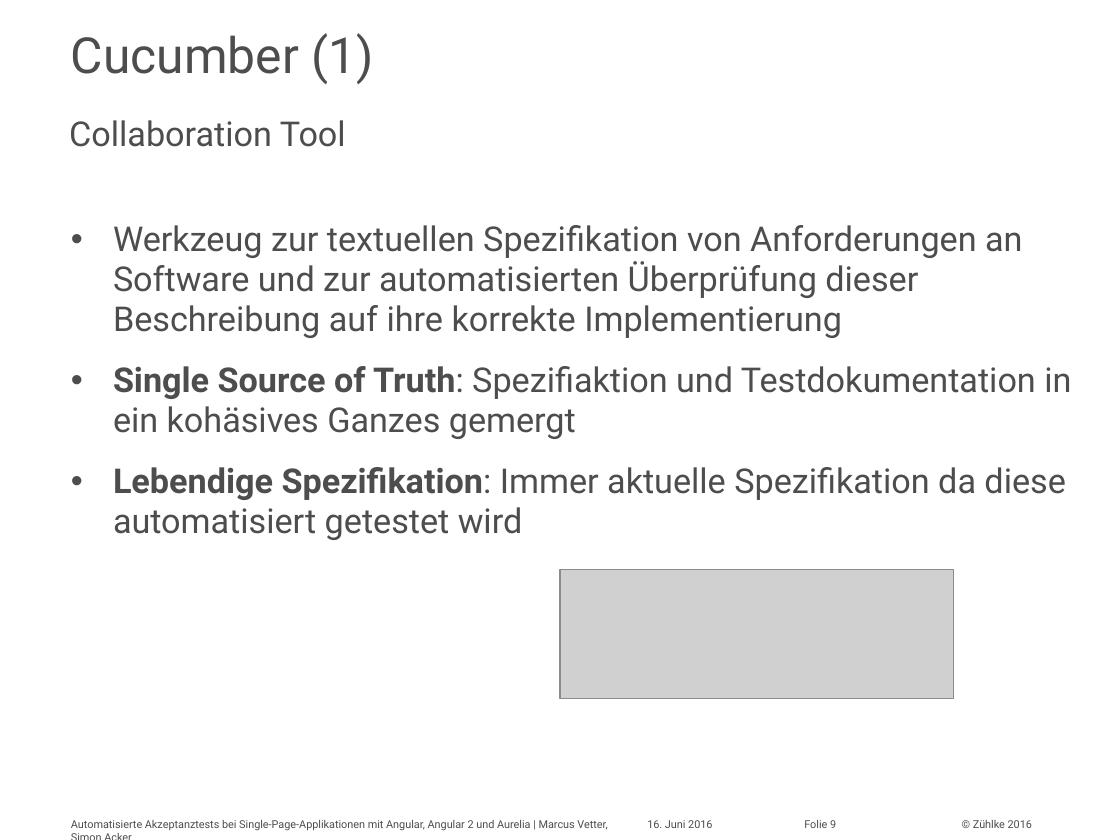
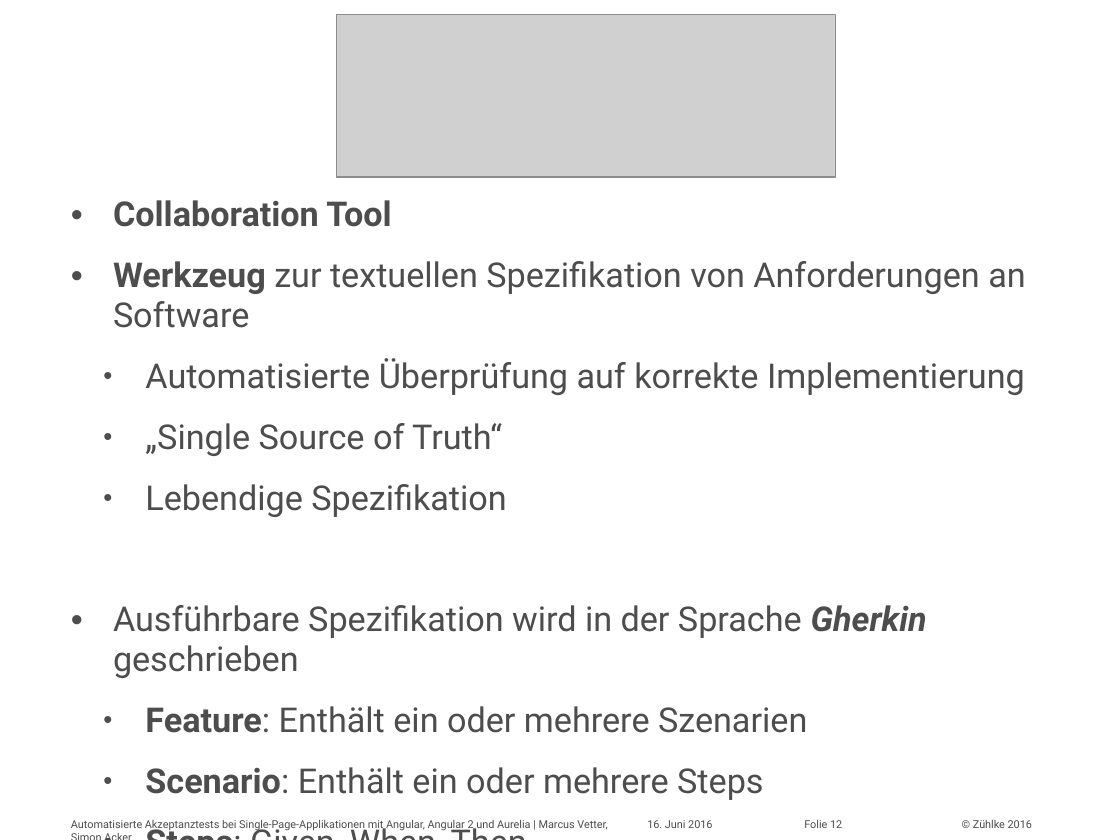
Before and after one commit to marcusvetter/yoda-chat, a slide deck: slide 12 of Vortrag_KE2016_MAVE_SIA.pptx (slide 9 before the commit). Drawn at 1120x840 pixels with LibreOffice and Linux fonts; fonts in the diff are those of the drawing; grey boxes stand for pictures. Boxes give left, top, right and bottom in pixels: in the first picture for what was removed or moved away, otherwise in the second. Text is boxed around its words. In the diff, an @@ line names an element or a change of style, - is before the commit and + after.

Commit message:
Finalized slides and improved e2e tests (esp. cucumber steps)

```diff
--- a/Vortrag_KE2016_MAVE_SIA.pptx
+++ b/Vortrag_KE2016_MAVE_SIA.pptx
@@ picture: place and size @@
-picture at [560,570,953,699]
+picture at [337,15,836,177]
@@ title removed at [71,33,373,84] @@
-Cucumber (1)
@@ text removed at [69,120,346,147] @@
-Collaboration Tool
@@ text at [113,200,1025,800]: text changed @@
-• Werkzeug zur textuellen Spezifikation von Anforderungen an Software und zur automatisierten Überprüfung dieser Beschreibung auf ihre korrekte Implementierung
-• Single Source of Truth: Spezifiaktion und Testdokumentation in ein kohäsives Ganzes gemergt
-• Lebendige Spezifikation: Immer aktuelle Spezifikation da diese automatisiert getestet wird
+• Collaboration Tool
+• Werkzeug zur textuellen Spezifikation von Anforderungen an Software
+  • Automatisierte Überprüfung auf korrekte Implementierung
+  • „Single Source of Truth“
+  • Lebendige Spezifikation
+• Ausführbare Spezifikation wird in der Sprache Gherkin geschrieben
+  • Feature: Enthält ein oder mehrere Szenarien
+  • Scenario: Enthält ein oder mehrere Steps
+  • Steps: Given, When, Then
@@ page number at [804,820,842,828]: text changed @@
-Folie 9
+Folie 12
```
Also in this commit, not shown: 13 other slides changed, 6 slides added, 3 slides removed, 9 other files.
